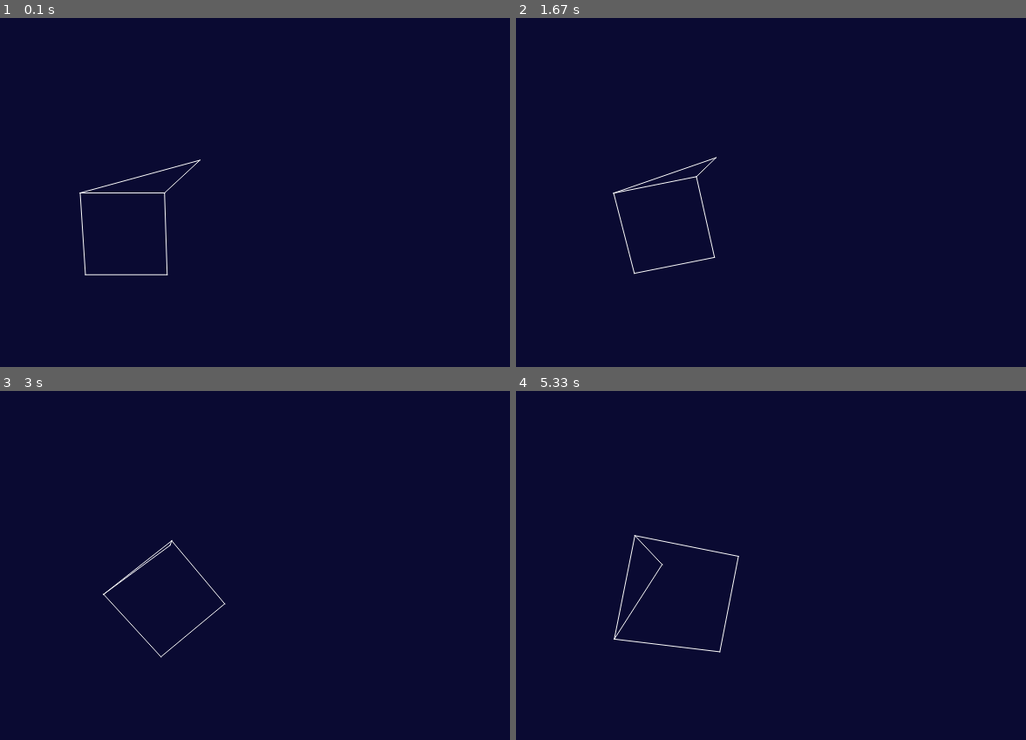
Above: before the commit, frames 1-4 (two rows, left to right).
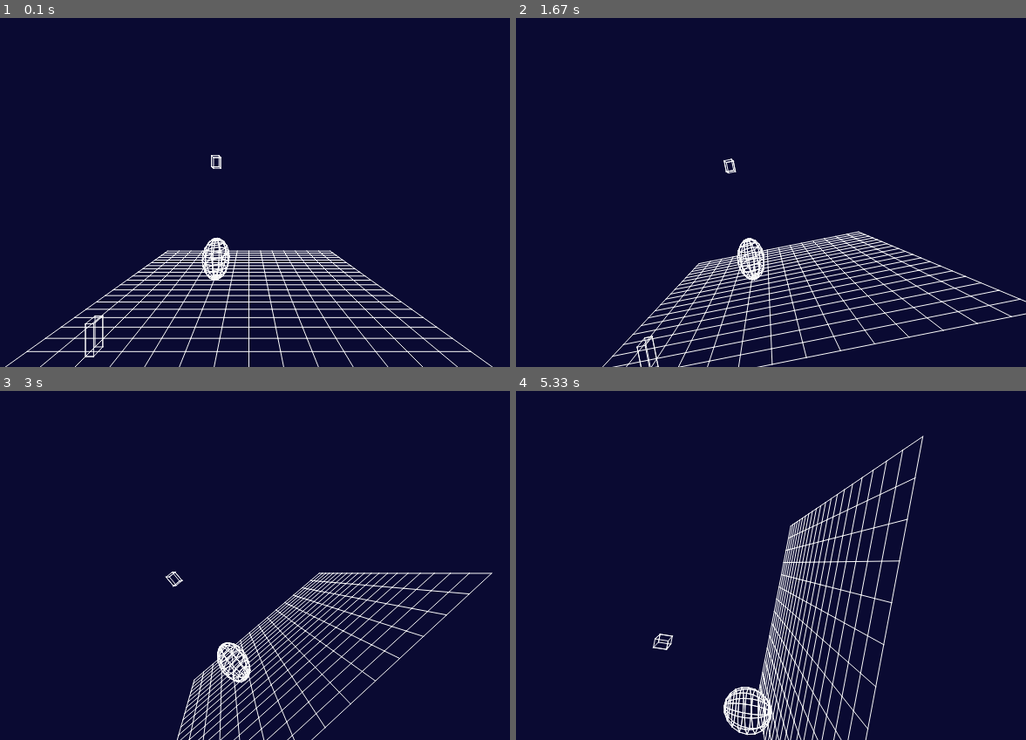
Above: after the commit, the same moments.

Repository: petercollingridge/Pygame3D
Game: pygame game, started from examples.py
Same seed, same stepped clock (60 frames per second), same inputs: the game is played once before the commit and once after it. The source is Python 2; it was converted automatically to run under Python 3.
Inputs:
- Up to frame 1 (0.1 s): no input
- Up to frame 2 (1.67 s): hold Right 0.33-0.8 s; hold Up 0.83-1.13 s; tap Z at 1.17, 1.57 s; hold Right from 1.5 s (still down)
- Up to frame 3 (3 s): tap Z at 1.87, 2.07, 2.37, 2.63, 2.97 s; release Right at 1.97 s; hold Left 2-2.53 s; hold A 2-2.53 s; tap = at 2.15 s; hold Down 2.57-2.87 s; hold S 2.57-2.87 s; tap - at 2.72 s; hold Left from 2.9 s (still down); hold A from 2.9 s (still down)
- Up to frame 4 (5.33 s): tap Z at 3.27, 3.4, 3.8, 4.1, 4.47, 4.87, 5.17 s; release Left at 3.3 s; release A at 3.3 s; hold Up 3.33-3.7 s; hold W 3.33-3.7 s; tap = at 3.48, 4.95 s; hold Right 3.73-4.37 s; tap - at 3.88 s; hold Down 4.4-4.77 s; hold S 4.4-4.77 s; hold Left 4.8-5.27 s; hold A 4.8-5.27 s; hold Right from 5.3 s (still down)

The runs differ from the first frame. In frame 1, 6.3% of the frame differs, in the area x 1-97%, y 39-100%; in frame 2, 6.5%, in the area x 16-100%, y 39-100%; in frame 3, 4.8%; in frame 4, 6.3%.

Commit message:
Change getCuboid and getSpheroid to create shapes with faces

Diff:
--- a/examples.py
+++ b/examples.py
@@ -47,7 +47,7 @@
     g.addWireframe('cube2', wf.getCuboid(( 10,200,10), (10,40,20)))
     g.output()
 
-def testWireframeDisplay():
+def testWireframeDisplay1():
     """ Create display with a cube """
 
     viewer = wd.WireframeViewer(600, 400)
@@ -77,5 +77,6 @@
 #testScale()
 #testRotate()
 #testWireframeGroup()
-#testWireframeDisplay2()
-testSurface()
+#testWireframeDisplay1()
+testWireframeDisplay2()
+#testSurface()
--- a/wireframe.py
+++ b/wireframe.py
@@ -77,11 +77,10 @@
 
         c = np.cos(radians)
         s = np.sin(radians)
-        rotation_matrix = np.array([[c,-s, 0, 0],
-                                    [s, c, 0, 0],
-                                    [0, 0, 1, 0],
-                                    [-x*c-y*s+x, x*s-c*y+y, 0, 1]])
-        self.nodes = np.dot(self.nodes, rotation_matrix)
+        self.nodes = np.dot(self.nodes, np.array([[c,-s, 0, 0],
+                                                  [s, c, 0, 0],
+                                                  [0, 0, 1, 0],
+                                                  [-x*c-y*s+x, x*s-c*y+y, 0, 1]]))
 
     def findCentre(self):
         """ Find the spatial centre by finding the range of the x, y and z coordinates. """
@@ -184,7 +183,9 @@
 
     cuboid = Wireframe()
     cuboid.addNodes(np.array([[nx,ny,nz] for nx in (x,x+w) for ny in (y,y+h) for nz in (z,z+d)]))
-    cuboid.addEdges([(n,n+4) for n in range(0,4)]+[(n,n+1) for n in range(0,8,2)]+[(n,n+2) for n in (0,1,4,5)])
+    cuboid.addFaces([(0,1,3,2), (4,5,7,6)])
+    cuboid.addFaces([(0,1,5,4), (2,3,7,6)])
+    cuboid.addFaces([(0,2,6,4), (1,3,7,5)])
 
     return cuboid
 
@@ -192,25 +193,24 @@
     """ Returns a wireframe spheroid centred on (x,y,z)
         with a radius of (rx,ry,rz) in the respective axes. """
 
-    spheriod = Wireframe()
+    spheroid   = Wireframe()
     latitudes  = [n*np.pi/resolution for n in range(1,resolution)]
     longitudes = [n*2*np.pi/resolution for n in range(resolution)]
 
     # Add nodes except for poles
-    spheriod.addNodes([(x + rx*np.sin(n)*np.sin(m), y - ry*np.cos(m), z - rz*np.cos(n)*np.sin(m)) for m in latitudes for n in longitudes])
-
-    # Add lines of latitudes
-    spheriod.addEdges([(n*resolution+m, n*resolution+(m+1)%resolution) for n in range(resolution-1) for m in range(resolution)])
-
-    # Add lines of longitude (don't reach poles)
-    spheriod.addEdges([(n*resolution+m, (n+1)*resolution+m) for n in range(resolution-2) for m in range(resolution)])
-
-    # Add poles and joining edges
-    spheriod.addNodes([(x, y+ry, z),(x, y-ry, z)])
-    spheriod.addEdges([(len(spheriod.nodes)-1, n) for n in range(resolution)])
-    spheriod.addEdges([(len(spheriod.nodes)-2, len(spheriod.nodes)-3-n) for n in range(resolution)])
-
-    return spheriod
+    spheroid.addNodes([(x + rx*np.sin(n)*np.sin(m), y - ry*np.cos(m), z - rz*np.cos(n)*np.sin(m)) for m in latitudes for n in longitudes])
+
+    # Add square faces to whole spheroid but poles
+    num_nodes = resolution*(resolution-1)
+    spheroid.addFaces([(m+n, m+(n+1)%resolution, (m+resolution)%resolution**2+(n+1)%resolution, (m+resolution)%num_nodes+n) for n in range(resolution) for m in range(0,num_nodes-resolution,resolution)])
+
+    # Add poles and triangular faces around poles
+    spheroid.addNodes([(x, y+ry, z),(x, y-ry, z)])
+    spheroid.addFaces([(num_nodes+1, (n+1)%resolution, n) for n in range(resolution)])
+    start_node = num_nodes-resolution
+    spheroid.addFaces([(num_nodes, start_node+n, start_node+(n+1)%resolution) for n in range(resolution)])
+
+    return spheroid
 
 def getHorizontalGrid((x,y,z), (dx,dz), (nx,nz)):
     """ Returns a nx by nz wireframe grid that starts at (x,y,z) with width dx.nx and depth dz.nz. """
